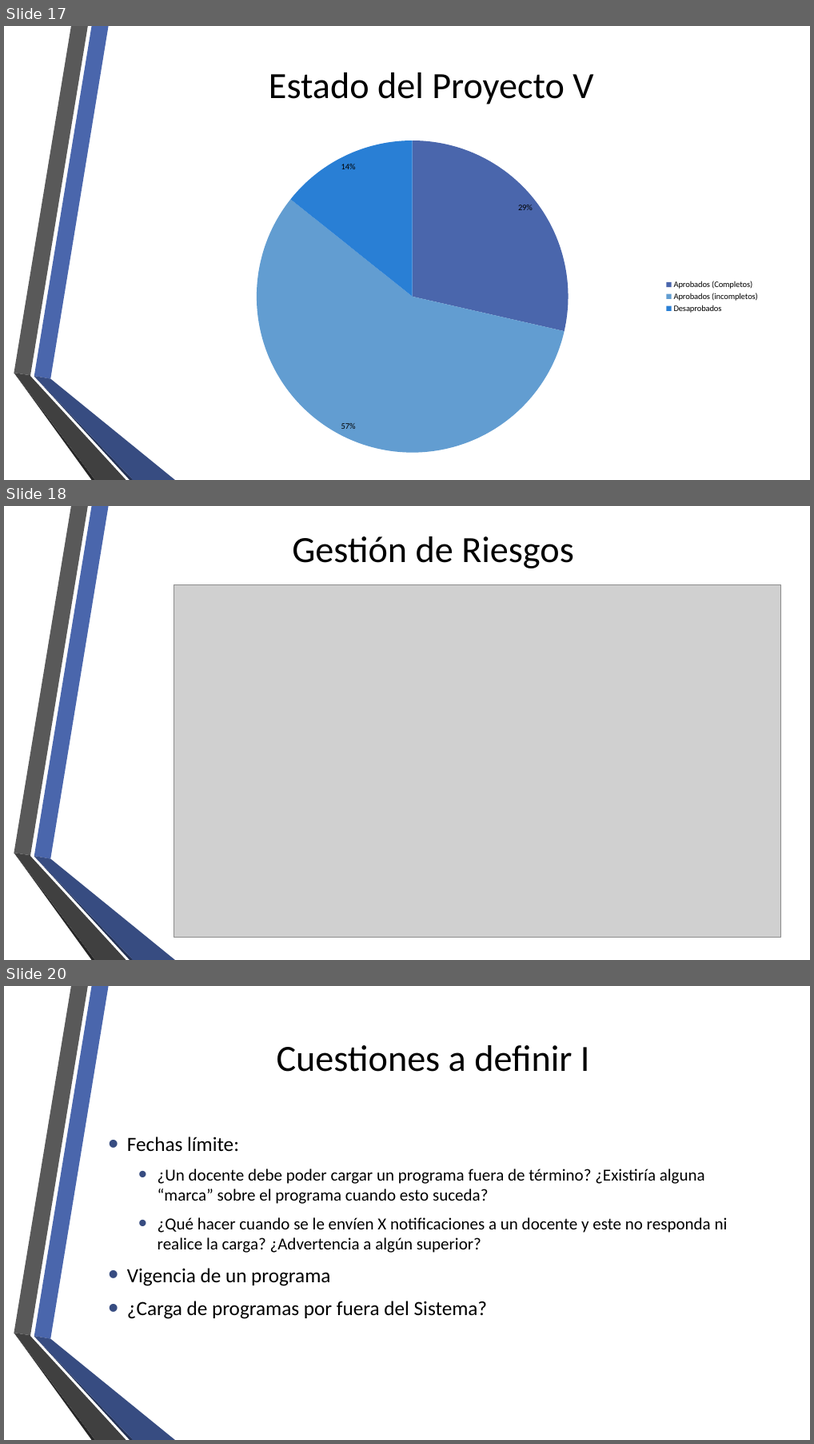
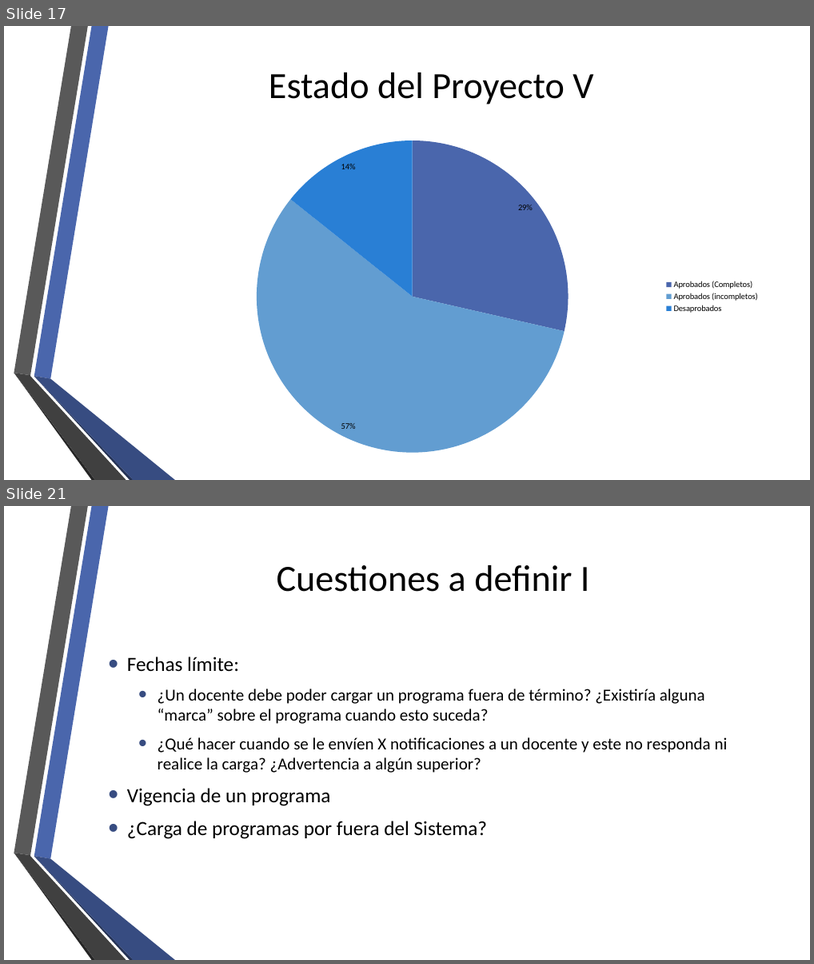
Before and after one commit to fge23/Sistema-VASPA, a slide deck: Presentaciones/presentacion vaspa - 12 - Noviembre 2019.pptx. Shown one above the other, each under a label of ours: slides 17, 18 and 20 before the commit, slides 17 and 21 after it; the slides between them are not shown. The pictures are 814x1444 and 814x964 pixels, drawn with LibreOffice and Linux fonts; fonts in the diff are those of the drawing; grey boxes stand for pictures; background and template pictures are left out. Boxes give left, top, right and bottom in pixels: in the first picture for what was removed or moved away, otherwise in the second. Text is boxed around its words. In the diff, an @@ line names an element or a change of style, - is before the commit and + after.

Commit message:
Actualizacion presentación, agregado Gestión de Riesgos

```diff
--- a/Presentaciones/presentacion vaspa - 12 - Noviembre 2019.pptx
+++ b/Presentaciones/presentacion vaspa - 12 - Noviembre 2019.pptx
@@ slide 18 removed at [4, 506, 810, 960], background picture (left out); not listed: 6 template elements that a slide beside it also shows @@
@@ title removed at [292, 536, 574, 568] @@
-Gestión de Riesgos
@@ picture removed at [174, 585, 782, 937] @@
@@ what was slide 20 is now slide 21 @@
```
Also in this commit, not shown: 1 slide changed, 2 slides added.
